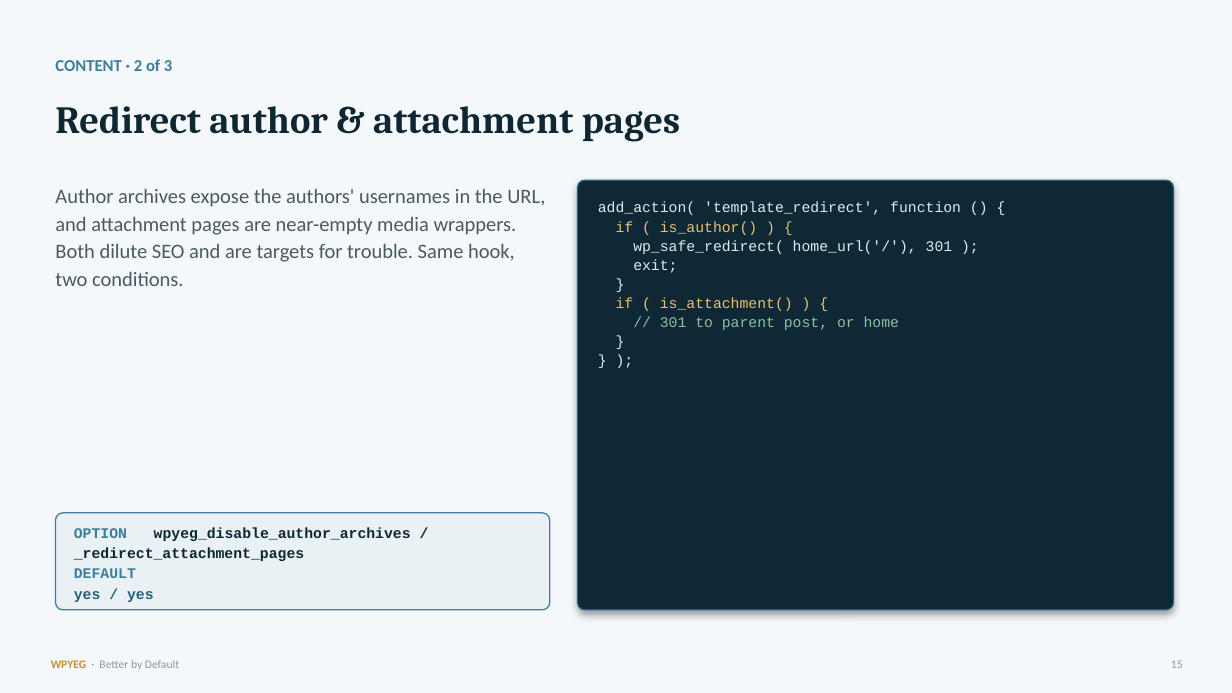
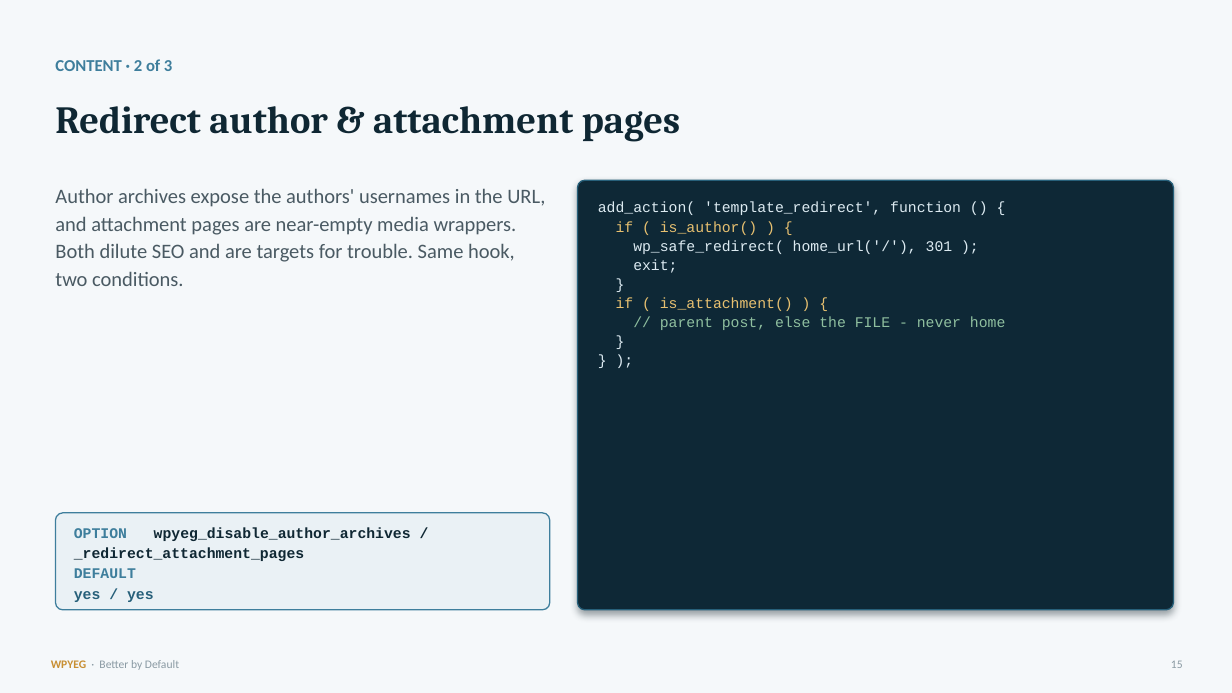
Before and after one commit to WPYEG/Better-by-Default, a slide deck: slide 15 of workshop/Better-by-Default.pptx. Drawn at 1232x693 pixels with LibreOffice and Linux fonts; fonts in the diff are those of the drawing. Boxes give left, top, right and bottom in pixels: in the first picture for what was removed or moved away, otherwise in the second. Text is boxed around its words. In the diff, an @@ line names an element or a change of style, - is before the commit and + after.

```diff
--- a/workshop/Better-by-Default.pptx
+++ b/workshop/Better-by-Default.pptx
@@ text at <box>660,316,1005,330</box>: text changed @@
-// 301 to parent post, or home
+// parent post, else the FILE - never home
```
Also in this commit, not shown: 8 other files.
